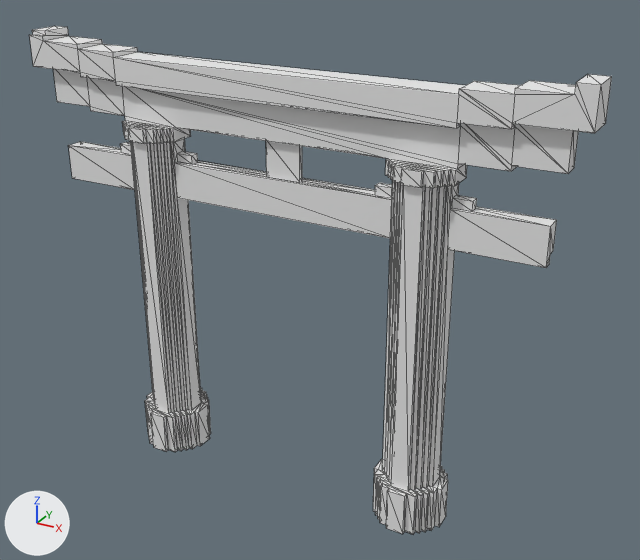
Renders of the OBJ model Assets/Models/GDS2_Gate.obj from each side of a commit.
Camera for both pictures: a camera (50 mm lens) standing at (7.46, -15.78, 12.76) and looking at (-1.1, -0.2, 4.98). The lights are fixed; the arrows at lower left show +X, +Y and +Z. Mesh edges are drawn as thin lines. Where no turn or scale is listed for an object, it has been applied to the vertices.

In view in the first picture: 'Untitled'.
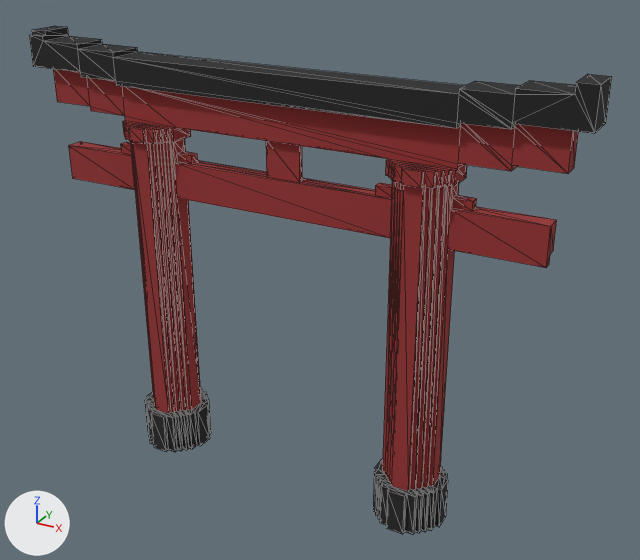
The newer file is also turned or shifted as a whole; pictures and numbers use the older file's frame.

Scene script edits in JSON lines:
```json
{"op": "add", "block": "img_gds2_gate_png", "code": ["img_gds2_gate_png = load_image('GDS2_Gate.png', 'GDS2_Gate.png', 256, 1, 'sRGB')"]}
{"op": "remove", "block": "mat_palette", "code": "mat_palette.base_color = (0.8, 0.8, 0.8)  # white #e7e7e7"}
{"op": "add", "block": "mat_palette", "code": "mat_palette.texture = img_gds2_gate_png"}
```

Where the change shows, as pixel boxes (x1, y1, x2, y2) in the pictures (640 x 560 px):
```json
{"object": "Untitled", "change": "surface changed", "before": [29, 26, 612, 534], "after": [29, 26, 612, 534]}
```
